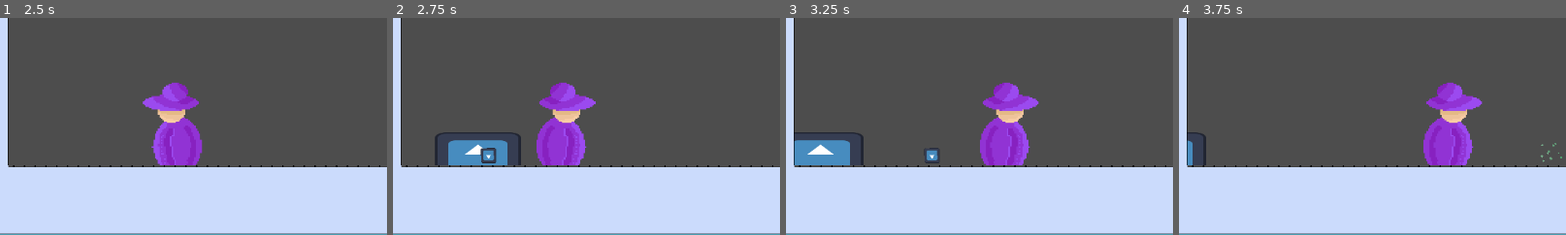
Above: before the commit, frames 1-4 (left to right).
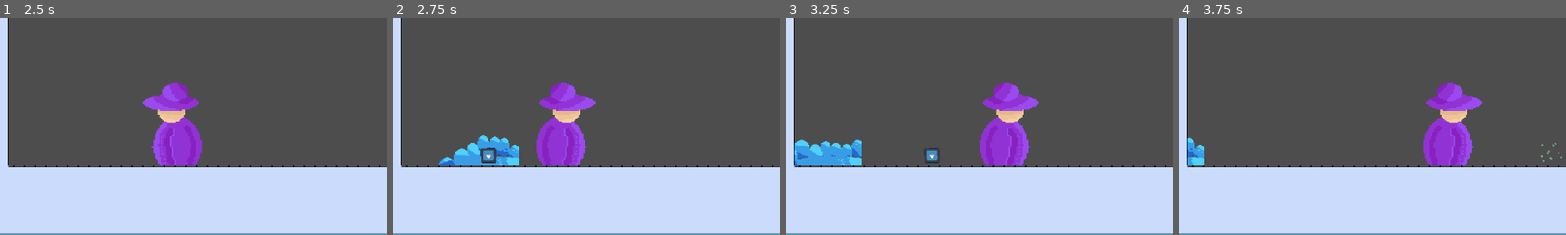
Above: after the commit, the same moments.

Repository: PjotrNik/shefjam
Game: Godot game, scene res://scenes/start_page.tscn
Same seed, same stepped clock (60 frames per second), same inputs: the game is played once before the commit and once after it. The engine's default icon, where the game draws it, is replaced by a stand-in: a white triangle on a blue panel in a dark square.
Inputs:
- Up to frame 1 (2.5 s): click "Start" at 0.5 s; hold D (move_right) from 1.28 s (still down); tap Space (dash) at 1.35 s; tap W (jump) at 1.52, 2.27 s; tap S (melee_attack) at 2.1 s
- Up to frame 2 (2.75 s): keep holding D (move_right)
- Up to frame 3 (3.25 s): release D (move_right) at 2.78 s; hold A (move_left) from 2.78 s (still down); tap Shift (ranged_attack) at 2.85 s
- Up to frame 4 (3.75 s): release A (move_left) at 3.53 s; hold D (move_right) from 3.53 s (still down); tap Space (dash) at 3.6 s
The pictures show only the part of the screen within x 7-57%, y 50-100%; the shares and areas given below are measured in that part.

Frame 1 is identical in both runs. In frame 2, 2.3% of the frame differs, in the area x 10-34%, y 52-68%; in frame 3, 2.2%; in frame 4, 0.6%.

Commit message:
add shockwave

Diff:
--- a/scenes/shockwave.tscn
+++ b/scenes/shockwave.tscn
@@ -1,20 +1,73 @@
-[gd_scene load_steps=5 format=3 uid="uid://dfl0bsbn15ry4"]
+[gd_scene load_steps=13 format=3 uid="uid://dfl0bsbn15ry4"]
 
 [ext_resource type="Script" uid="uid://6bnyrosscgea" path="res://scripts/shockwave.gd" id="1_238uk"]
-[ext_resource type="Texture2D" uid="uid://bl0f8nf2iox1x" path="res://icon.svg" id="2_uo8p8"]
+[ext_resource type="Texture2D" uid="uid://dchi4wk84aep2" path="res://Sprites/shockwave-Sheet.png" id="2_238uk"]
 
 [sub_resource type="RectangleShape2D" id="RectangleShape2D_at7mu"]
 size = Vector2(123, 63)
+
+[sub_resource type="AtlasTexture" id="AtlasTexture_uo8p8"]
+atlas = ExtResource("2_238uk")
+region = Rect2(0, 0, 64, 64)
+
+[sub_resource type="AtlasTexture" id="AtlasTexture_at7mu"]
+atlas = ExtResource("2_238uk")
+region = Rect2(64, 0, 64, 64)
+
+[sub_resource type="AtlasTexture" id="AtlasTexture_32lff"]
+atlas = ExtResource("2_238uk")
+region = Rect2(128, 0, 64, 64)
+
+[sub_resource type="AtlasTexture" id="AtlasTexture_wvvyk"]
+atlas = ExtResource("2_238uk")
+region = Rect2(192, 0, 64, 64)
+
+[sub_resource type="AtlasTexture" id="AtlasTexture_bqi8h"]
+atlas = ExtResource("2_238uk")
+region = Rect2(256, 0, 64, 64)
+
+[sub_resource type="AtlasTexture" id="AtlasTexture_cnoct"]
+atlas = ExtResource("2_238uk")
+region = Rect2(320, 0, 64, 64)
+
+[sub_resource type="AtlasTexture" id="AtlasTexture_32tm2"]
+atlas = ExtResource("2_238uk")
+region = Rect2(384, 0, 64, 64)
+
+[sub_resource type="AtlasTexture" id="AtlasTexture_udtwx"]
+atlas = ExtResource("2_238uk")
+region = Rect2(448, 0, 64, 64)
 
 [sub_resource type="SpriteFrames" id="SpriteFrames_32lff"]
 animations = [{
 "frames": [{
 "duration": 1.0,
-"texture": ExtResource("2_uo8p8")
+"texture": SubResource("AtlasTexture_uo8p8")
+}, {
+"duration": 1.0,
+"texture": SubResource("AtlasTexture_at7mu")
+}, {
+"duration": 1.0,
+"texture": SubResource("AtlasTexture_32lff")
+}, {
+"duration": 1.0,
+"texture": SubResource("AtlasTexture_wvvyk")
+}, {
+"duration": 1.0,
+"texture": SubResource("AtlasTexture_bqi8h")
+}, {
+"duration": 1.0,
+"texture": SubResource("AtlasTexture_cnoct")
+}, {
+"duration": 1.0,
+"texture": SubResource("AtlasTexture_32tm2")
+}, {
+"duration": 1.0,
+"texture": SubResource("AtlasTexture_udtwx")
 }],
 "loop": true,
 "name": &"default",
-"speed": 5.0
+"speed": 24.0
 }]
 
 [node name="Shockwave" type="Area2D"]
@@ -28,9 +81,11 @@
 shape = SubResource("RectangleShape2D_at7mu")
 
 [node name="AnimatedSprite2D" type="AnimatedSprite2D" parent="."]
-position = Vector2(0, -2)
-scale = Vector2(1, 0.5)
+position = Vector2(-1, -0.5)
+scale = Vector2(1.9375, 0.96875)
 sprite_frames = SubResource("SpriteFrames_32lff")
+autoplay = "default"
+frame_progress = 0.334509
 
 [node name="Timer" type="Timer" parent="."]
 
Not shown, added: Sprites/Fire_Slash.png.import
Not shown: 1 places in boss.tscn that only renumber resources
Not shown: 1 places in scenes/health_component.tscn that only renumber resources
